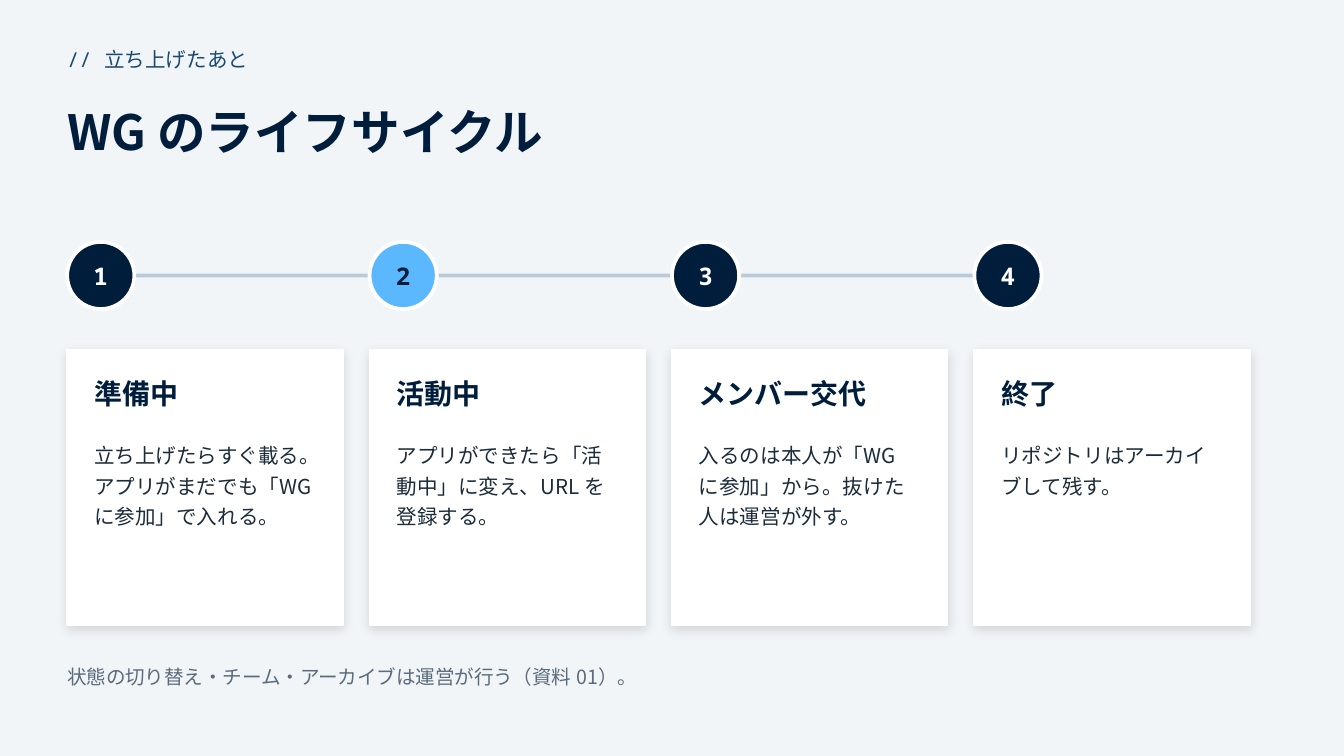
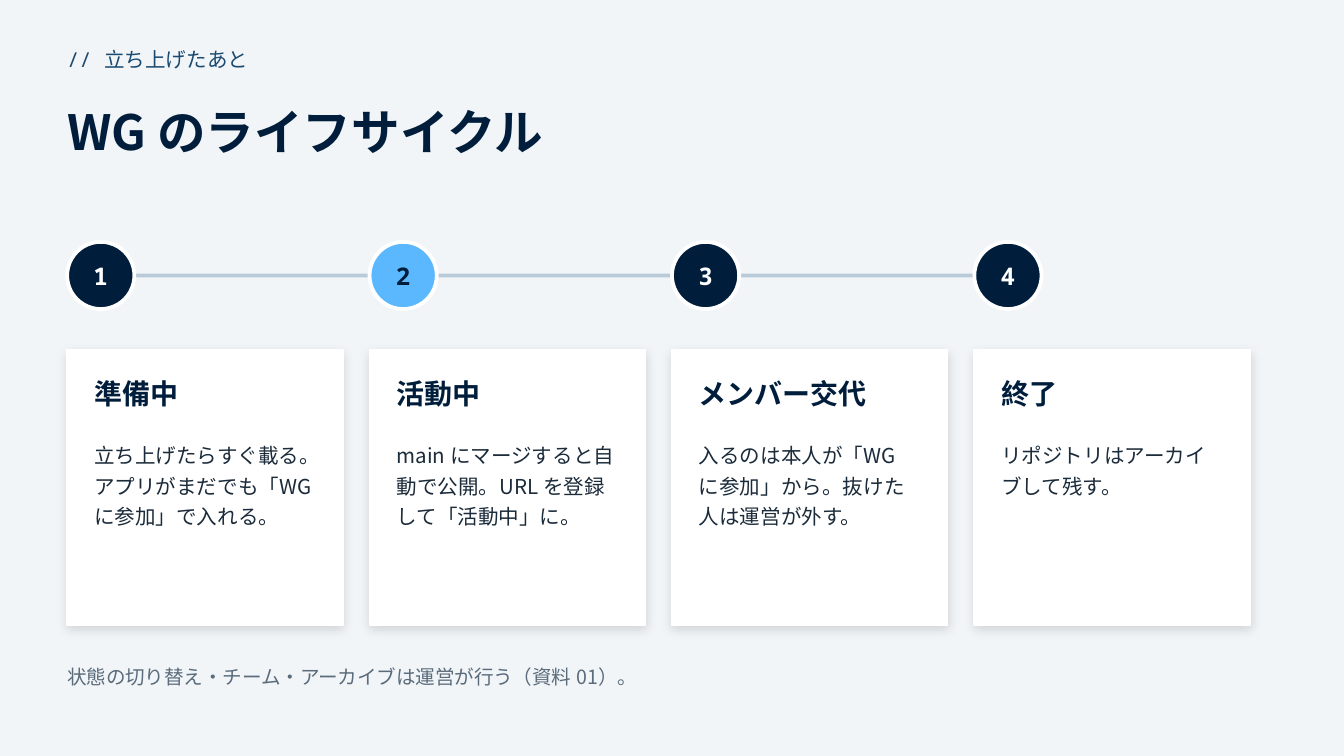
Before and after one commit to funITclub/homepage, a slide deck: slide 6 of static/guide/00_概要.pptx. Drawn at 1344x756 pixels with LibreOffice and Linux fonts; fonts in the diff are those of the drawing. Boxes give left, top, right and bottom in pixels: in the first picture for what was removed or moved away, otherwise in the second. Text is boxed around its words. In the diff, an @@ line names an element or a change of style, - is before the commit and + after.

```diff
--- a/static/guide/00_概要.pptx
+++ b/static/guide/00_概要.pptx
@@ text at <box>396,445,614,526</box>: text changed @@
-アプリができたら「活動中」に変え、URL を登録する。
+main にマージすると自動で公開。URL を登録して「活動中」に。
```
Also in this commit, not shown: 2 other slides changed, 4 other files.
